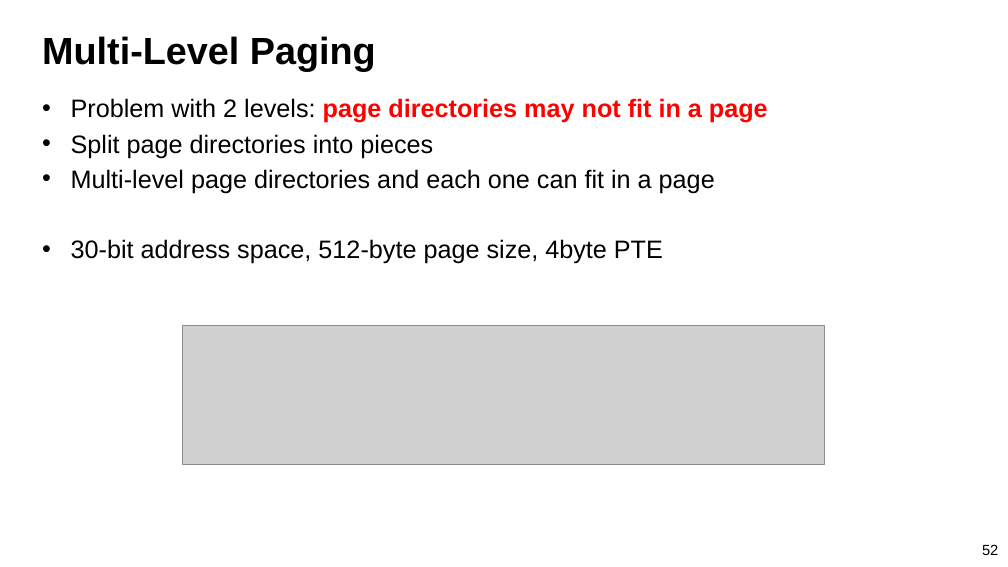
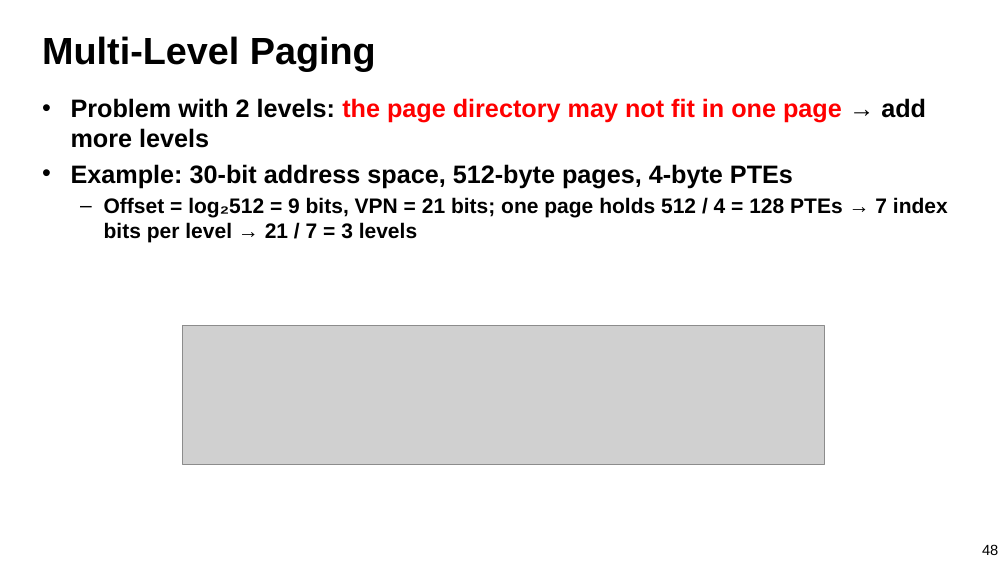
Before and after one commit to guhofstra/CSC112Fa26, a slide deck: slide 48 of PPTs/L8-Memory System II Paging.pptx (slide 52 before the commit). Drawn at 1008x567 pixels with LibreOffice and Linux fonts; fonts in the diff are those of the drawing; grey boxes stand for pictures. Boxes give left, top, right and bottom in pixels: in the first picture for what was removed or moved away, otherwise in the second. Text is boxed around its words. In the diff, an @@ line names an element or a change of style, - is before the commit and + after.

```diff
--- a/PPTs/L8-Memory System II Paging.pptx
+++ b/PPTs/L8-Memory System II Paging.pptx
@@ text at <box>71,98,948,243</box>: text changed; bold on @@
-• Problem with 2 levels: page directories may not fit in a page
-• Split page directories into pieces
-• Multi-level page directories and each one can fit in a page
-• 30-bit address space, 512-byte page size, 4byte PTE
+• Problem with 2 levels: the page directory may not fit in one page → add more levels
+• Example: 30-bit address space, 512-byte pages, 4-byte PTEs
+  – Offset = log₂512 = 9 bits, VPN = 21 bits; one page holds 512 / 4 = 128 PTEs → 7 index bits per level → 21 / 7 = 3 levels
@@ page number at <box>982,544,998,555</box>: text changed @@
-52
+48
```
Also in this commit, not shown: 45 other slides changed, 5 slides added, 7 other files.
